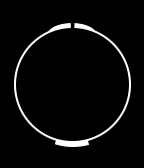
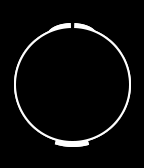
Layers edited between the first and the second w=144, h=168 image:
added layer "Group 1 copy" above "Group 1" over [14, 23, 131, 147]
